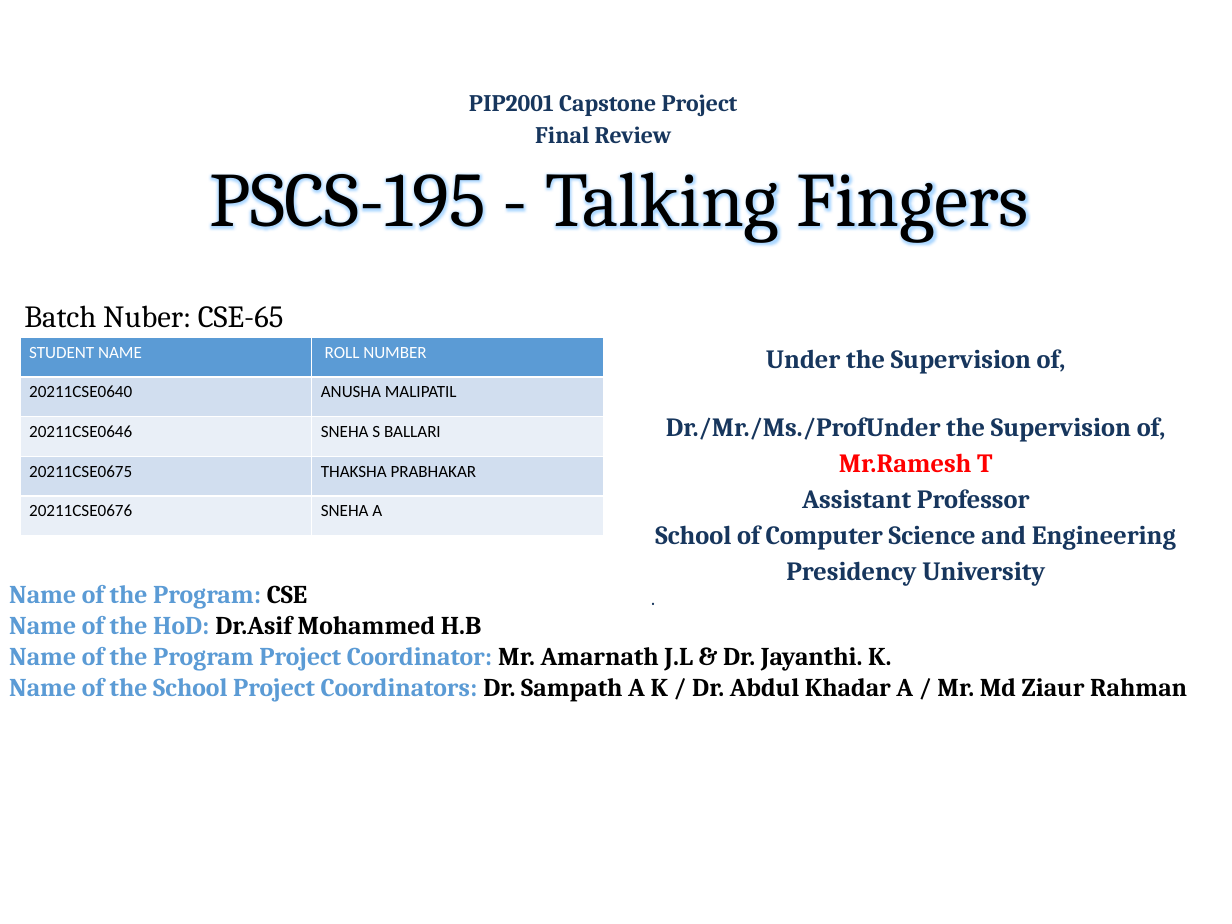
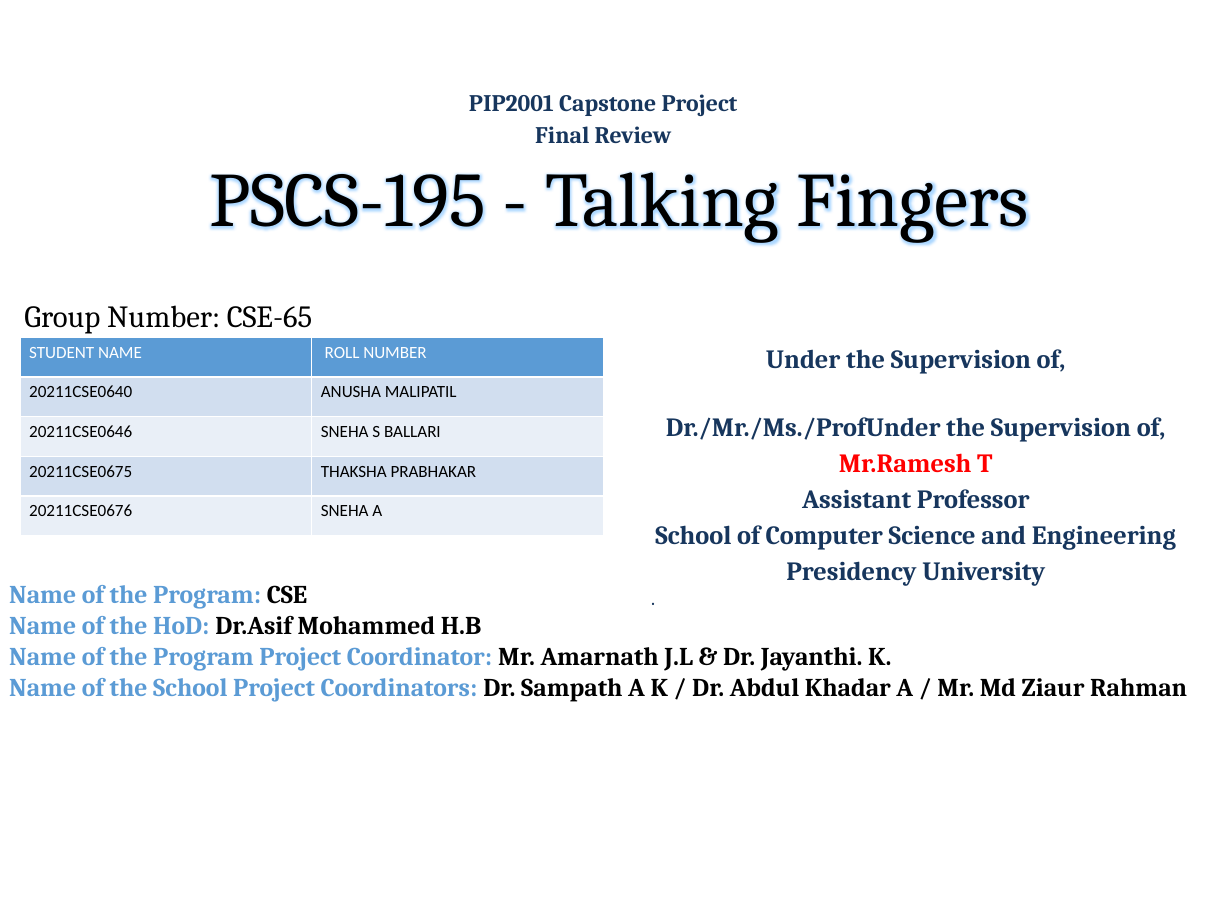
Before and after one commit to Thakshap/Talking-Fingers, a slide deck: slide 1 of DOCUMENTS/Final review ppt.pptx. Drawn at 1232x924 pixels with LibreOffice and Linux fonts; fonts in the diff are those of the drawing; background and template pictures are left out. Boxes give left, top, right and bottom in pixels: in the first picture for what was removed or moved away, otherwise in the second. Text is boxed around its words. In the diff, an @@ line names an element or a change of style, - is before the commit and + after.

Commit message:
Added PPT, Report and Published Paper in DOCUMENTS foler

```diff
--- a/DOCUMENTS/Final review ppt.pptx
+++ b/DOCUMENTS/Final review ppt.pptx
@@ subtitle at <box>24,305,313,334</box>: text changed @@
-Batch Nuber: CSE-65
+Group Number: CSE-65
```
Also in this commit, not shown: 2 other files.
